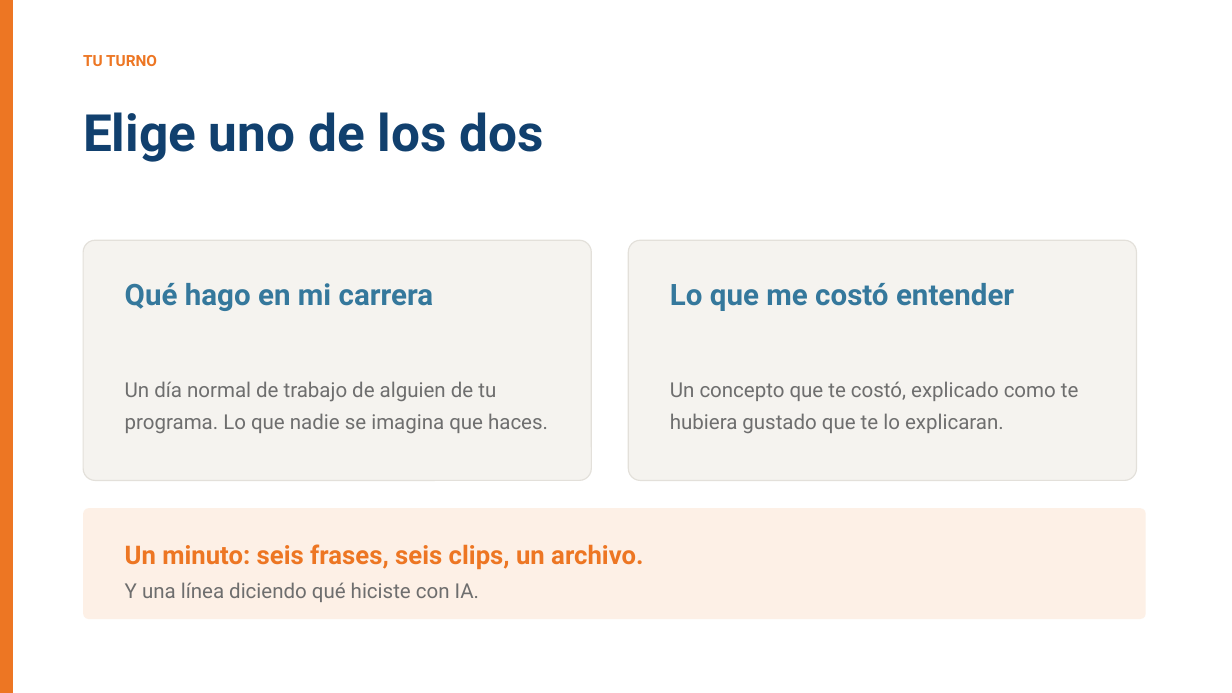
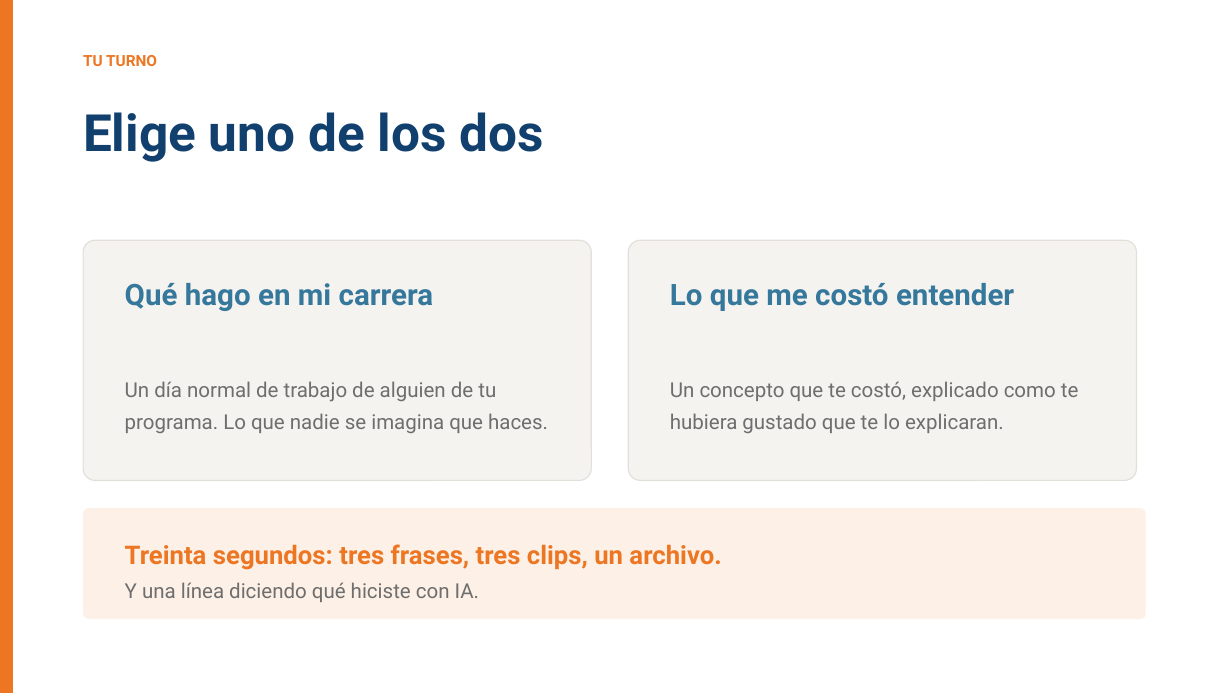
Before and after one commit to BioAITeamLearning/IntroInfo_2026_02_Ucaldas, a slide deck: slide 15 of _static/sesion06/S06_audio_imagen_video.pptx. Drawn at 1232x693 pixels with LibreOffice and Linux fonts; fonts in the diff are those of the drawing. Boxes give left, top, right and bottom in pixels: in the first picture for what was removed or moved away, otherwise in the second. Text is boxed around its words. In the diff, an @@ line names an element or a change of style, - is before the commit and + after.

```diff
--- a/_static/sesion06/S06_audio_imagen_video.pptx
+++ b/_static/sesion06/S06_audio_imagen_video.pptx
@@ text at box(125, 544, 721, 570): text changed @@
-Un minuto: seis frases, seis clips, un archivo.
+Treinta segundos: tres frases, tres clips, un archivo.
```
Also in this commit, not shown: 11 other slides changed, 2 other files.
